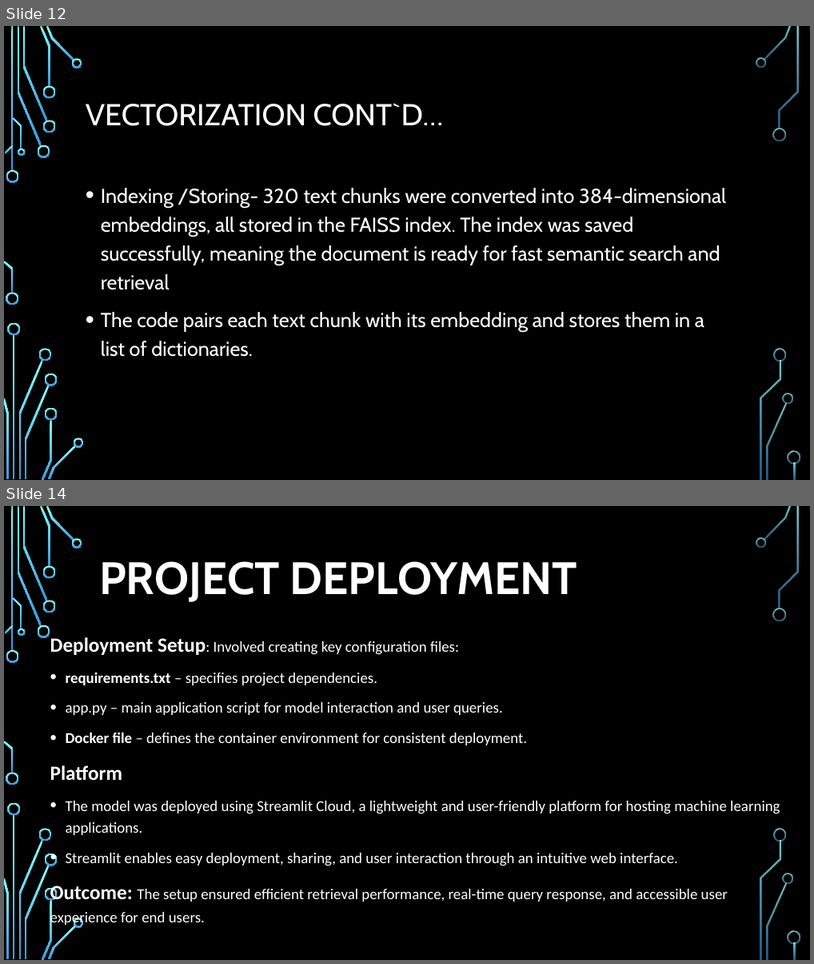
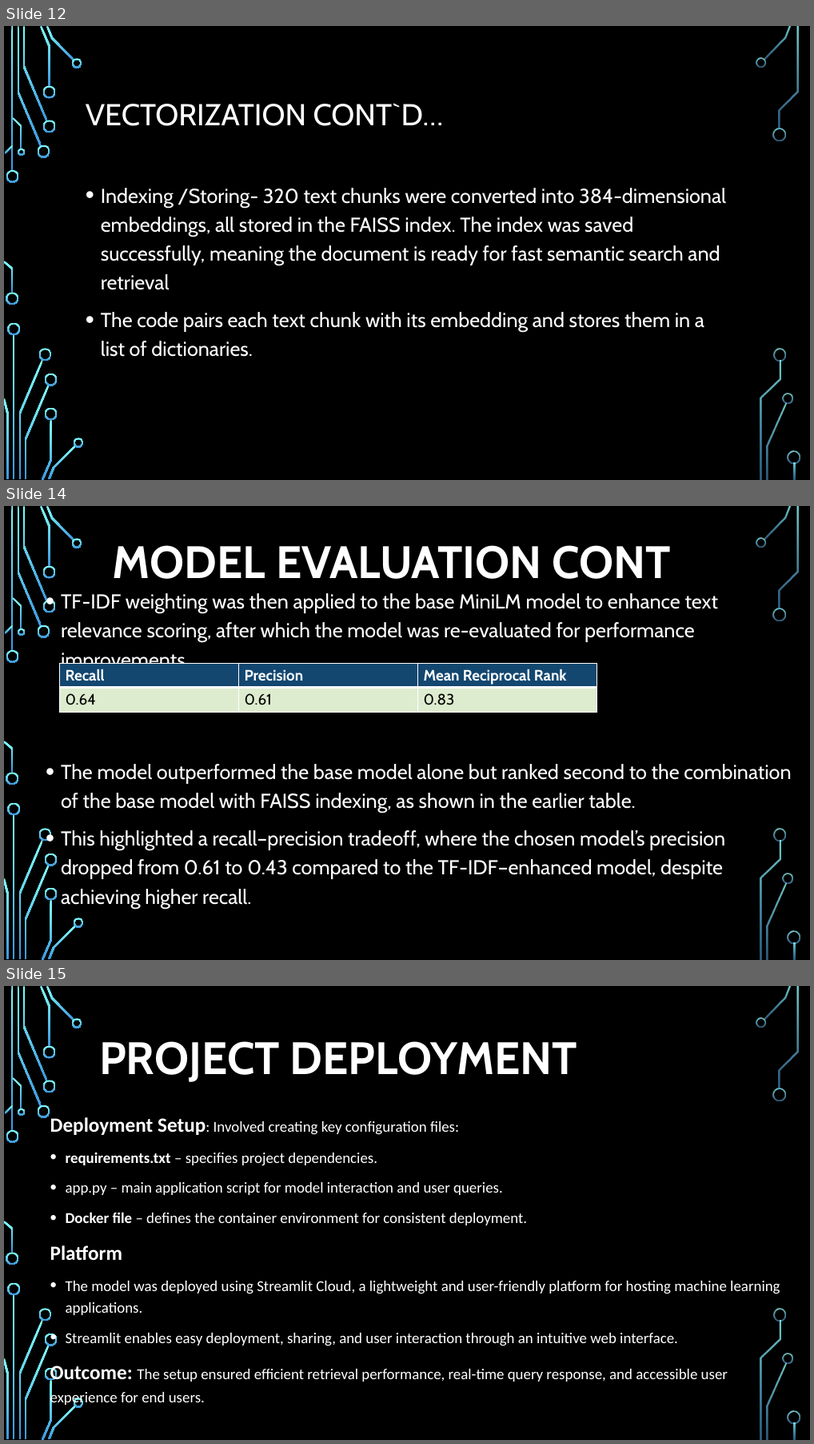
Before and after one commit to jodida01/Group_5_Capstone_Project, a slide deck: Presentation.pptx. Shown one above the other, each under a label of ours: slides 12 and 14 before the commit, slides 12, 14 and 15 after it; the slides between them are not shown. The pictures are 814x964 and 814x1444 pixels, drawn with LibreOffice and Linux fonts; fonts in the diff are those of the drawing; background and template pictures are left out. Boxes give left, top, right and bottom in pixels: in the first picture for what was removed or moved away, otherwise in the second. Text is boxed around its words. In the diff, an @@ line names an element or a change of style, - is before the commit and + after.

Commit message:
added one more slide on evaluation

```diff
--- a/Presentation.pptx
+++ b/Presentation.pptx
@@ slide 14 added at [4,506,810,960], background picture (left out); not listed: 36 template elements that a slide beside it also shows @@
@@ title added at [113,545,672,579], 54 pt, text #FFFFFF, bold @@
+MODEL EVALUATION CONT
@@ text added at [61,593,791,908], 24 pt, text #FFFFFF @@
+• TF-IDF weighting was then applied to the base MiniLM model to enhance text relevance scoring, after which the model was re-evaluated for performance improvements.
+• The model outperformed the base model alone but ranked second to the combination of the base model with FAISS indexing, as shown in the earlier table.
+• This highlighted a recall–precision tradeoff, where the chosen model’s precision dropped from 0.61 to 0.43 compared to the TF-IDF–enhanced model, despite achieving higher recall.
@@ table added at [59,663,596,712], 2 rows, 3 columns @@
+Recall | Precision | Mean Reciprocal Rank
+0.64 | 0.61 | 0.83
@@ what was slide 14 is now slide 15 @@
```
Also in this commit, not shown: 2 slides changed, 2 other files.
